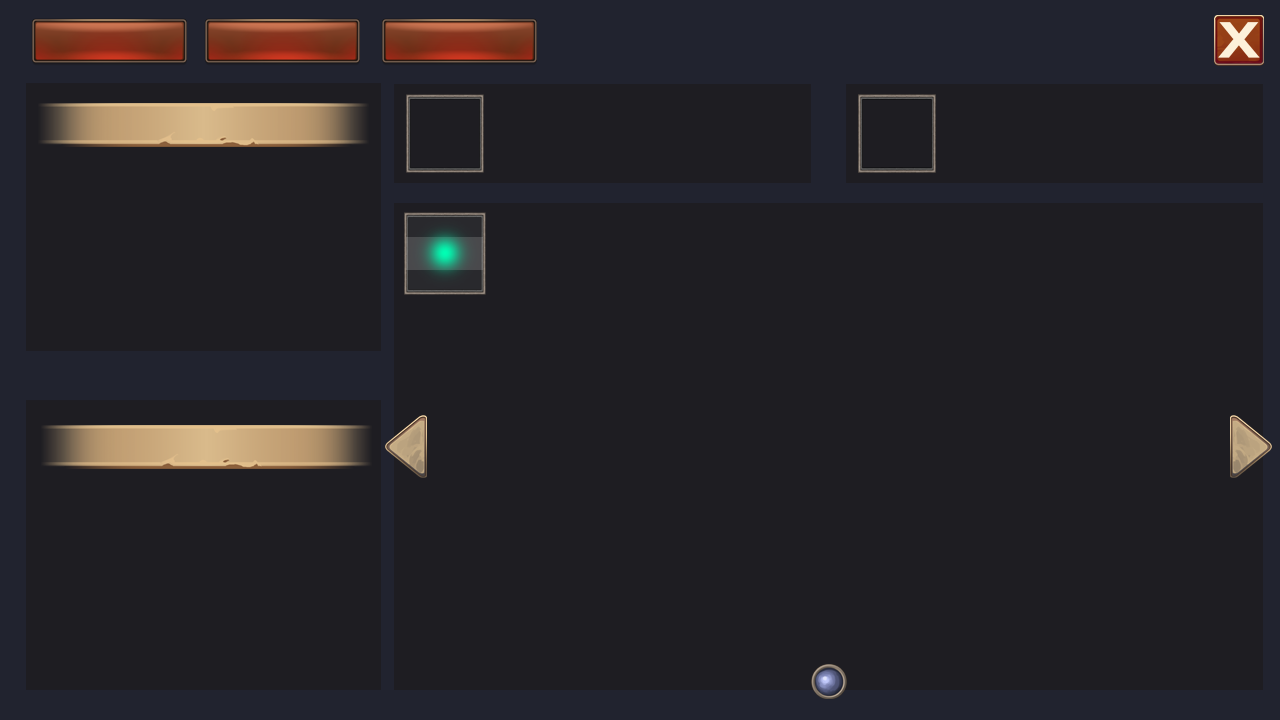
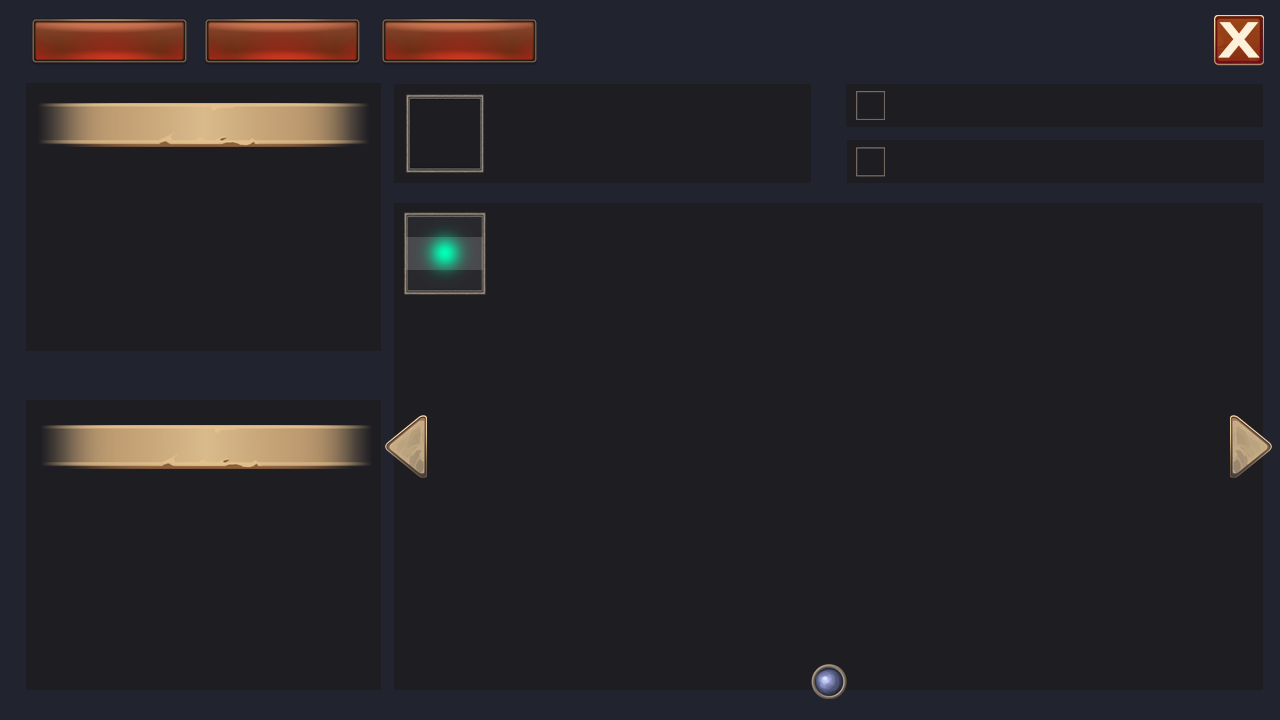
The second w=1280, h=720 image is a revision of the first. Changes to its layers:
added group "test_bind9 type=container style=page-h --group --global" with 3 layers in group "tab2 type=tab node_group=tabs --group" over bbox(856, 140, 1264, 183)
moved "node --group" into group "test_bind9 type=container style=page-h --group --global" over bbox(856, 94, 936, 177)
renamed "back" to "icon", painted on it over bbox(856, 94, 936, 177)
added layer "area" (2nd of 4, in "tab2 type=tab node_group=tabs --group" › "test_bind9 type=container style=page-h --group --global") in group "test_bind9 type=container style=page-h --group --global" over bbox(856, 140, 1264, 183)
renamed "icon type=sprite_area" to "node", moved it into group "test_bind8 type=container style=page-h-4,scroll-h --group --global", painted on it over bbox(856, 91, 936, 173)
painted on "area" (3rd of 4, in "tab2 type=tab node_group=tabs --group" › "test_bind8 type=container style=page-h-4,scroll-h --group --global") over bbox(846, 91, 1263, 183)
